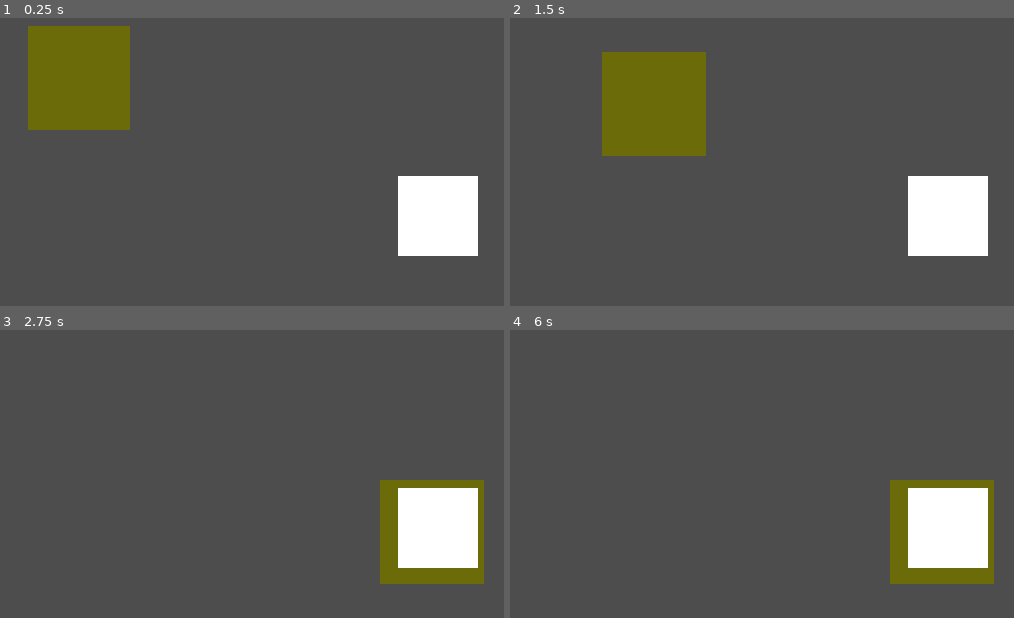
Above: before the commit, frames 1-4 (two rows, left to right).
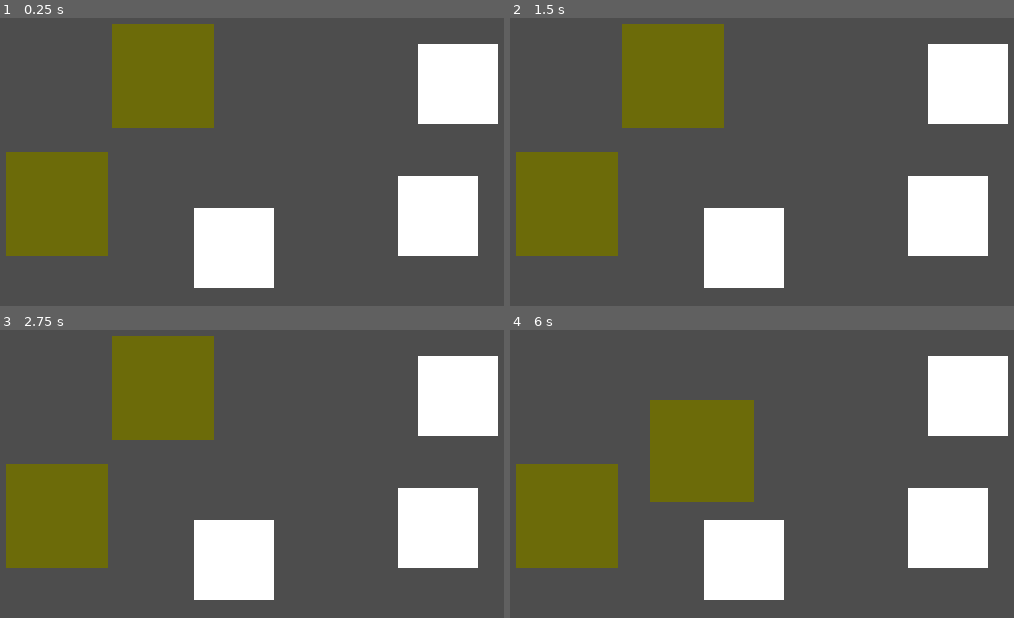
Above: after the commit, the same moments.

Repository: eigenstuffs/ld56
Game: Godot game, scene res://pathfinding_scene.tscn
Two runs of this game, one before a commit and one after it. Both use one fixed random seed, a clock stepped at 60 frames per second and the inputs below. The project has no main scene, so this scene is started directly.
Inputs (mouse positions are in pixels of both pictures, inside the frame that each line leads up to):
- Up to frame 1 (0.25 s): no input
- Up to frame 2 (1.5 s): tap Enter at 0.5 s; move the mouse to (590, 78) at 0.52 s; press the mouse at (590, 78) at 0.53 s; hold Right (right) 0.53-1.28 s; tap Space at 1.25 s; move the mouse to (948, 216) at 1.27 s; release the mouse at (948, 216) at 1.28 s; hold Down (down) from 1.28 s (still down); click (948, 216) at 1.35 s
- Up to frame 3 (2.75 s): move the mouse to (337, 387) at 2.02 s; release Down (down) at 2.03 s; press the mouse at (337, 387) at 2.03 s; hold Right (right) from 2.03 s (still down)
- Up to frame 4 (6 s): tap Enter at 2.75, 4.25 s; move the mouse to (751, 537) at 2.77 s; release Right (right) at 2.78 s; release the mouse at (751, 537) at 2.78 s; hold Up (up) 2.78-3.53 s; click (751, 537) at 2.85 s; tap Space at 3.5, 5 s; move the mouse to (973, 520) at 3.52 s; press the mouse at (973, 520) at 3.53 s; hold Left (left) 3.53-5.03 s; move the mouse to (590, 410) at 4.27 s; release the mouse at (590, 410) at 4.28 s; click (590, 410) at 4.35 s; move the mouse to (817, 465) at 5.02 s; press the mouse at (817, 465) at 5.03 s; hold Down (down) 5.03-5.78 s; move the mouse to (686, 376) at 5.77 s; release the mouse at (686, 376) at 5.78 s; hold Right (right) from 5.78 s (still down); click (686, 376) at 5.85 s

The runs differ from the first frame. In frame 1, 28% of the frame differs, in the area x 1-99%, y 2-94%; in frame 2, 22%; in frame 3, 26%; in frame 4, 26%.

Commit message:
pathfinding ver 2

Diff:
--- a/goal.gd
+++ b/goal.gd
@@ -4,7 +4,10 @@
 
 signal listening_for_agent
 
+var clicked : bool = false
+
 func _on_input_event(viewport, event, shape_idx):
 	if event.is_action_pressed("LMB"):
+		clicked = true
 		print("you clicked on this area!")
 		emit_signal("listening_for_agent")
--- /dev/null
+++ b/goal.tscn
@@ -0,0 +1,21 @@
+[gd_scene load_steps=3 format=3 uid="uid://d13no63s202hy"]
+
+[ext_resource type="Script" path="res://goal.gd" id="1_gj0wc"]
+
+[sub_resource type="RectangleShape2D" id="RectangleShape2D_pto7x"]
+size = Vector2(40, 40)
+
+[node name="Goal" type="Area2D"]
+position = Vector2(222, 101)
+script = ExtResource("1_gj0wc")
+
+[node name="ColorRect" type="ColorRect" parent="."]
+offset_right = 40.0
+offset_bottom = 40.0
+mouse_filter = 2
+
+[node name="CollisionShape2D" type="CollisionShape2D" parent="."]
+position = Vector2(20, 20)
+shape = SubResource("RectangleShape2D_pto7x")
+
+[connection signal="input_event" from="." to="." method="_on_input_event"]
--- a/goblin_prototype.gd
+++ b/goblin_prototype.gd
@@ -7,6 +7,7 @@
 @onready var nav_agent = $NavigationAgent2D
 
 var movement_speed : float = 300
+var clicked : bool = false
 
 func _ready():
 
@@ -32,6 +33,7 @@
 
 func _on_input_event(viewport, event, shape_idx):
 	if event.is_action_pressed("LMB"):
+		clicked = true
 		print("you clicked on this character!")
 		emit_signal("listening_for_target")
 
--- a/nav_control.gd
+++ b/nav_control.gd
@@ -2,21 +2,42 @@
 
 class_name Nav_Control
 
-@onready var test_goblin = $"../GoblinPrototype"
-@onready var test_goal = $"../Goal"
+@onready var goblin_folder = $"../GoblinFolder"
+@onready var goal_folder = $"../GoalFolder"
 
 var goblin_array : Array[Goblin] = []
+var goal_array : Array[Goal] = []
 var agent_found : bool = false
 var goal_found : bool = false
 
 func _ready():
-	goblin_array.push_back(test_goblin)
+	for goblin : Goblin in goblin_folder.get_children():
+		goblin_array.append(goblin)
+		goblin.connect("listening_for_target", _on_goblin_listening_for_target)
+	for goal : Goal in goal_folder.get_children():
+		goal_array.append(goal)
+		goal.connect("listening_for_agent", _on_goal_listening_for_agent)
 
 func _process(delta):
+	#logic: if both and agent and a goal are clicked, let agent go to the goal
 	if agent_found and goal_found:
-		test_goblin.set_movement_target(test_goal.global_position)
+		var target_goblin : Goblin
+		var target_goal : Goal
+		for goblin : Goblin in goblin_array:
+			if goblin.clicked:
+				target_goblin = goblin
+				goblin.clicked = false
+				print("goblin is " + target_goblin.name)
+		for goal : Goal in goal_array:
+			if goal.clicked:
+				target_goal = goal
+				goal.clicked = false
+				print("goal is " + target_goal.name)
+		target_goblin.set_movement_target(target_goal.global_position)
+		goal_found = false
+		agent_found = false
 
-func _on_goblin_prototype_listening_for_target():
+func _on_goblin_listening_for_target():
 	agent_found = true
 
 func _on_goal_listening_for_agent():
--- a/pathfinding_scene.tscn
+++ b/pathfinding_scene.tscn
@@ -1,17 +1,14 @@
-[gd_scene load_steps=6 format=3 uid="uid://qmhqm1065nks"]
+[gd_scene load_steps=5 format=3 uid="uid://qmhqm1065nks"]
 
 [ext_resource type="PackedScene" uid="uid://cispi52j1uphg" path="res://goblin_prototype.tscn" id="1_1tux6"]
 [ext_resource type="Script" path="res://nav_control.gd" id="1_7mcpk"]
-[ext_resource type="Script" path="res://goal.gd" id="3_q2bmc"]
+[ext_resource type="PackedScene" uid="uid://d13no63s202hy" path="res://goal.tscn" id="3_naiom"]
 
 [sub_resource type="NavigationPolygon" id="NavigationPolygon_0bsv7"]
 vertices = PackedVector2Array(381, 166, 89, 167, 82, 17, 378, 17)
 polygons = Array[PackedInt32Array]([PackedInt32Array(0, 1, 2, 3)])
 outlines = Array[PackedVector2Array]([PackedVector2Array(71, 7, 80, 178, 392, 176, 388, 7)])
 source_geometry_group_name = &"navigation_polygon_source_group"
-
-[sub_resource type="RectangleShape2D" id="RectangleShape2D_pto7x"]
-size = Vector2(40, 40)
 
 [node name="Pathfinding Scene" type="Node2D"]
 
@@ -22,23 +19,22 @@
 [node name="NavControl" type="Node2D" parent="."]
 script = ExtResource("1_7mcpk")
 
-[node name="GoblinPrototype" parent="." instance=ExtResource("1_1tux6")]
-position = Vector2(37, 26)
+[node name="GoblinFolder" type="Node2D" parent="."]
+
+[node name="GoblinPrototype" parent="GoblinFolder" instance=ExtResource("1_1tux6")]
+position = Vector2(79, 25)
 scale = Vector2(0.0799535, 0.079999)
 
-[node name="Goal" type="Area2D" parent="."]
-position = Vector2(222, 101)
-script = ExtResource("3_q2bmc")
+[node name="GoblinPrototype2" parent="GoblinFolder" instance=ExtResource("1_1tux6")]
+position = Vector2(26, 89)
+scale = Vector2(0.0799535, 0.079999)
 
-[node name="ColorRect" type="ColorRect" parent="Goal"]
-offset_right = 40.0
-offset_bottom = 40.0
-mouse_filter = 2
+[node name="GoalFolder" type="Node2D" parent="."]
 
-[node name="CollisionShape2D" type="CollisionShape2D" parent="Goal"]
-position = Vector2(20, 20)
-shape = SubResource("RectangleShape2D_pto7x")
+[node name="Goal" parent="GoalFolder" instance=ExtResource("3_naiom")]
 
-[connection signal="listening_for_target" from="GoblinPrototype" to="NavControl" method="_on_goblin_prototype_listening_for_target"]
-[connection signal="input_event" from="Goal" to="Goal" method="_on_input_event"]
-[connection signal="listening_for_agent" from="Goal" to="NavControl" method="_on_goal_listening_for_agent"]
+[node name="Goal2" parent="GoalFolder" instance=ExtResource("3_naiom")]
+position = Vector2(120, 117)
+
+[node name="Goal3" parent="GoalFolder" instance=ExtResource("3_naiom")]
+position = Vector2(232, 35)
